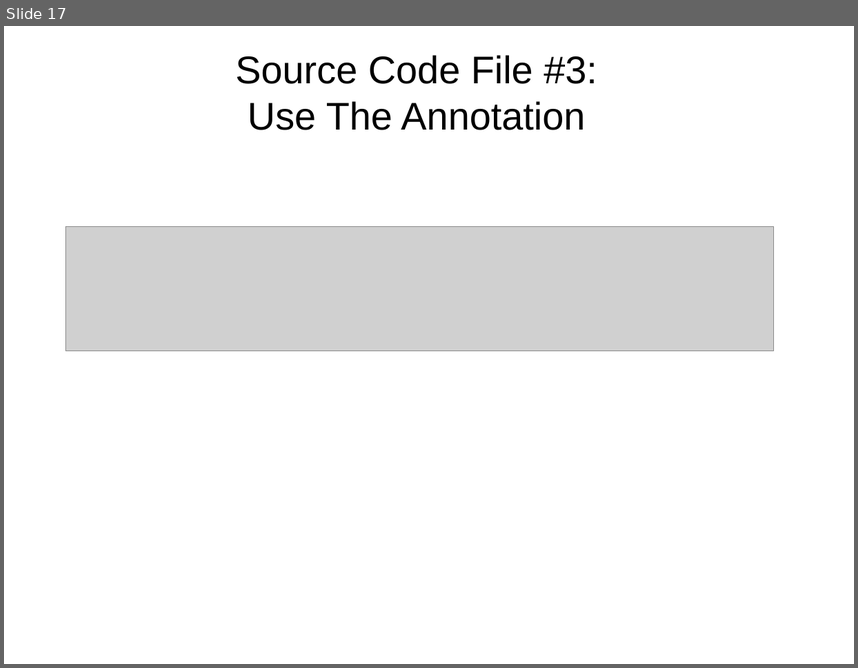
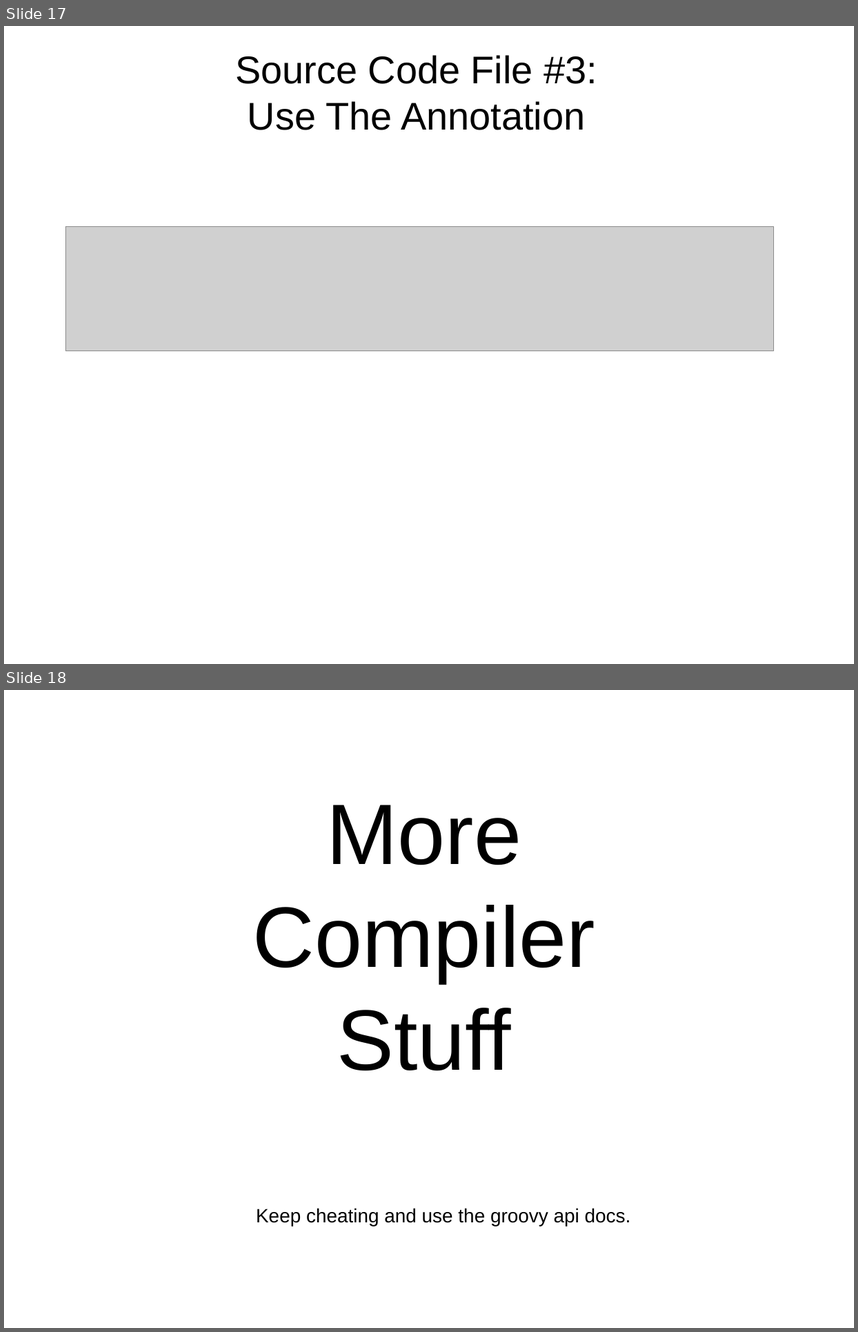
Before and after one commit to dwclark/AstTransformations, a slide deck: asttransformations.odp. Shown one above the other, each under a label of ours: slide 17 before the commit, slides 17 and 18 after it. The pictures are 858x668 and 858x1332 pixels, drawn with LibreOffice and Linux fonts; fonts in the diff are those of the drawing; grey boxes stand for pictures. Boxes give left, top, right and bottom in pixels: in the first picture for what was removed or moved away, otherwise in the second. Text is boxed around its words. In the diff, an @@ line names an element or a change of style, - is before the commit and + after.

```diff
--- a/asttransformations.odp
+++ b/asttransformations.odp
@@ slide 18 added at [4,690,854,1328], background #FFFFFF @@
@@ text added at [253,805,596,1071], 80 pt, text #000000 @@
+More
+Compiler
+Stuff
@@ text added at [256,1208,631,1225], 18 pt, text #000000 @@
+Keep cheating and use the groovy api docs.
```
Also in this commit, not shown: 7 other slides added, 1 other file.
